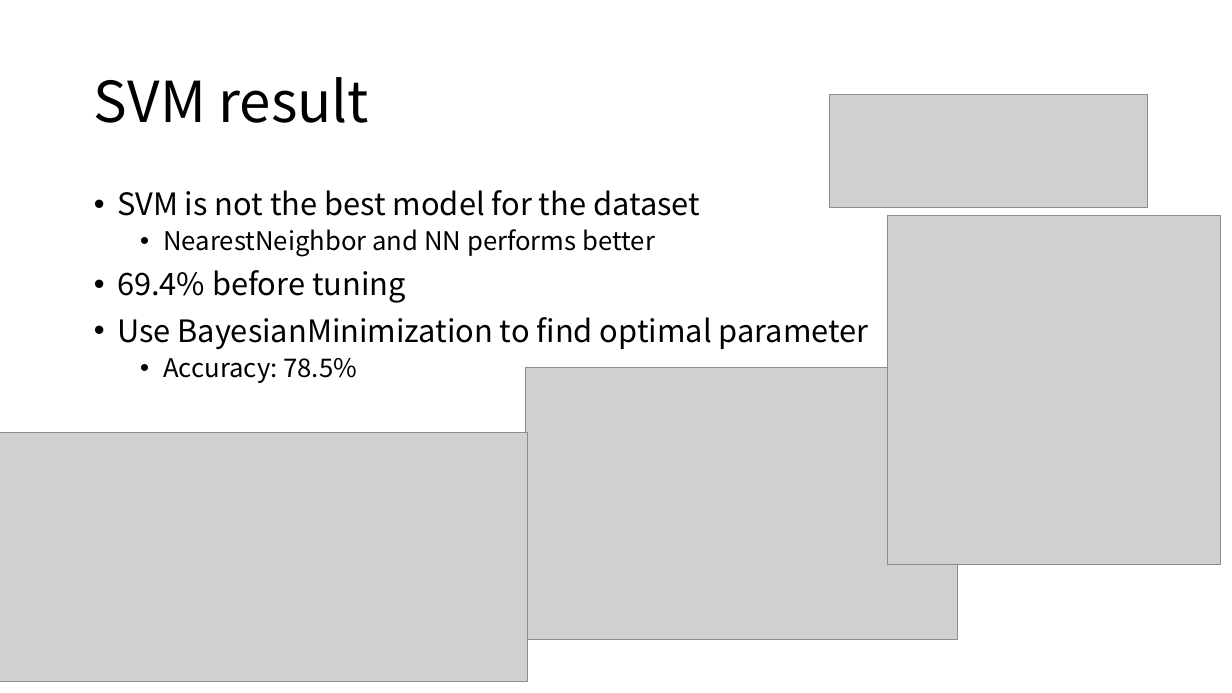
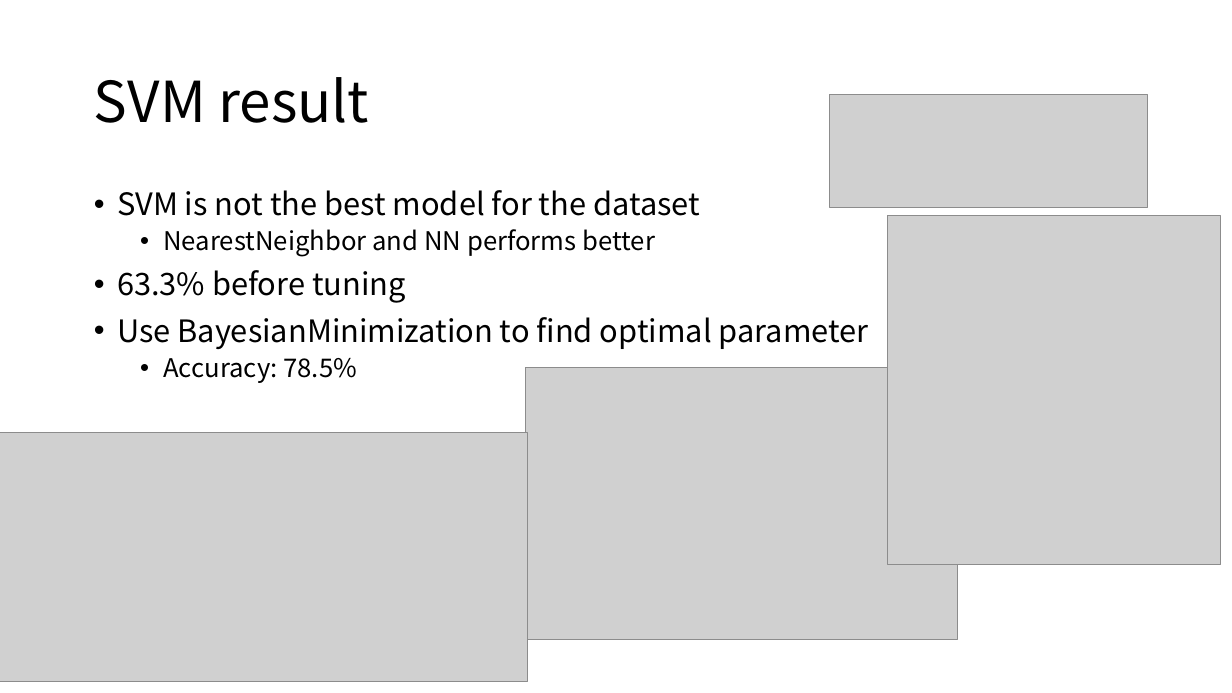
Before and after one commit to mydoris/Gesture-Unit-Segmentation, a slide deck: slide 3 of Gesture Unit Segmentation.pptx. Drawn at 1232x693 pixels with LibreOffice and Linux fonts; fonts in the diff are those of the drawing; grey boxes stand for pictures. Boxes give left, top, right and bottom in pixels: in the first picture for what was removed or moved away, otherwise in the second. Text is boxed around its words. In the diff, an @@ line names an element or a change of style, - is before the commit and + after.

```diff
--- a/Gesture Unit Segmentation.pptx
+++ b/Gesture Unit Segmentation.pptx
@@ text at <box>117,270,406,303</box>: text changed @@
-• 69.4% before tuning
+• 63.3% before tuning
```
Also in this commit, not shown: 1 other file.
